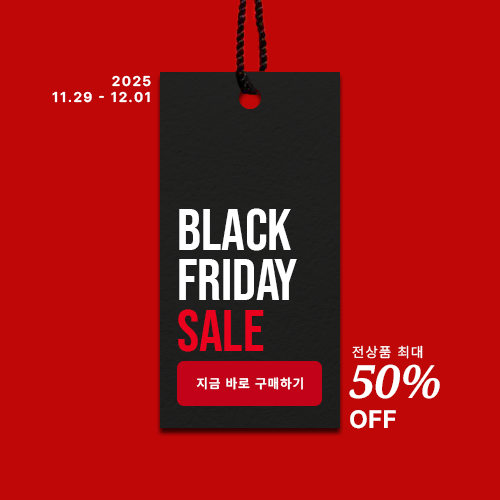
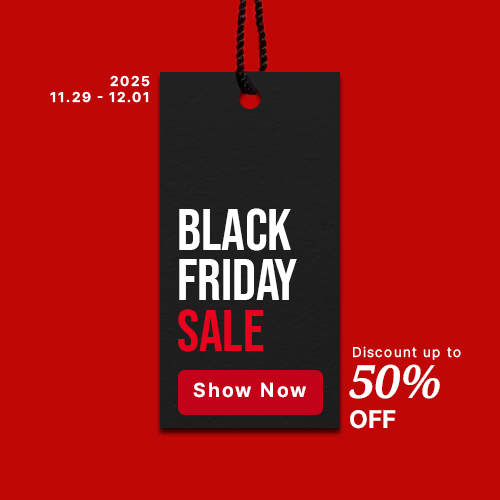
Revision of a layered 500 × 500 image; what changed, layer by layer:
renamed "지금 바로 구매하기" to "Show Now", painted on it over (193, 377, 306, 398)
painted on "Rectangle 2" over (177, 361, 323, 415)
painted on "50% off" over (352, 410, 396, 429)
renamed "전상품 최대" to "Discount up to", painted on it over (352, 345, 461, 360)
painted on "2025 11.29 - 12.01" over (50, 75, 151, 103)
